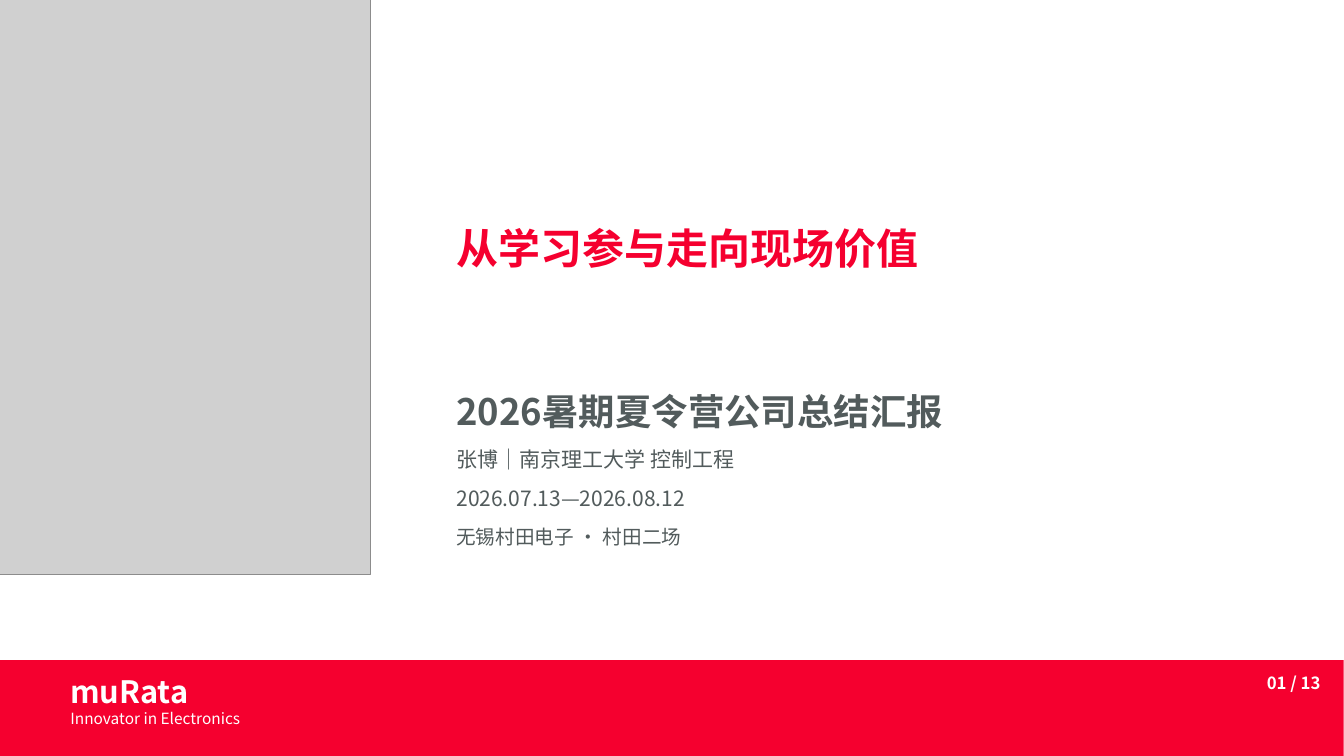
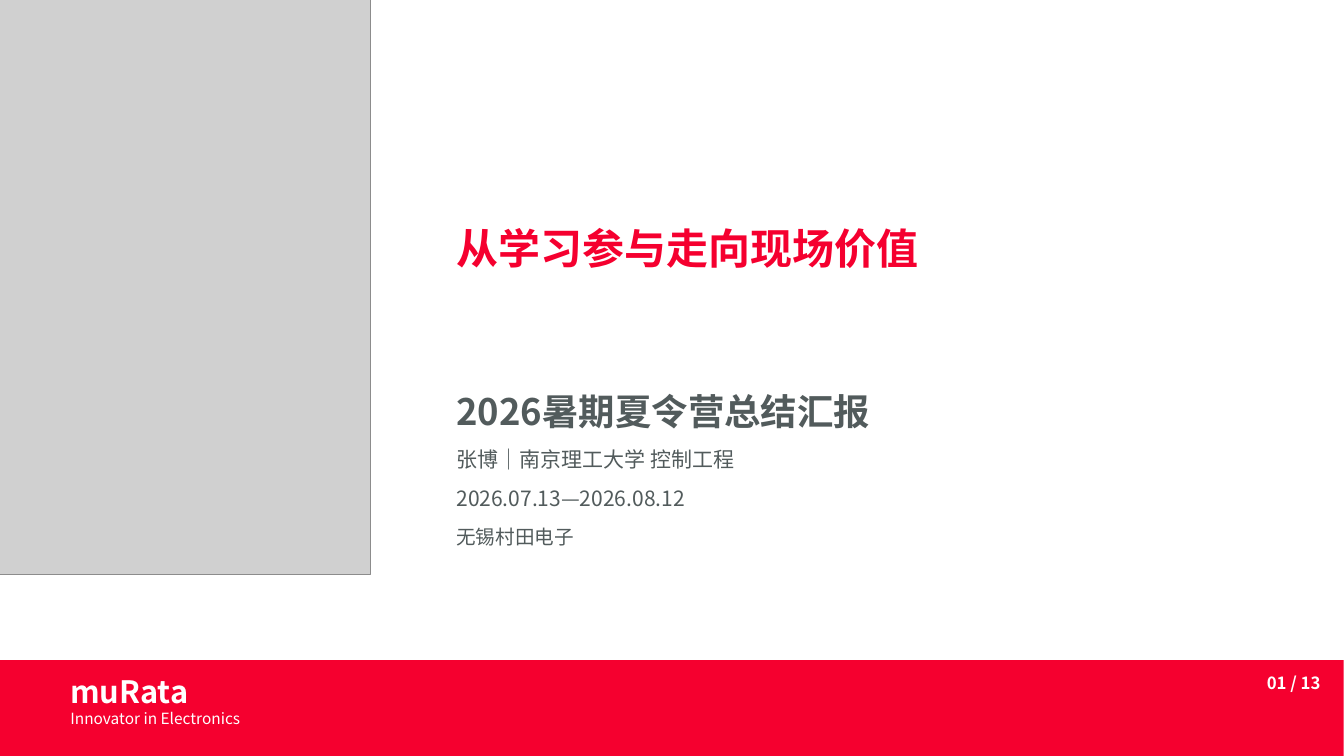
Before and after one commit to Zhang-Bo-glitch/muRata, a slide deck: slide 1 of 公司总结汇报.pptx. Drawn at 1344x756 pixels with LibreOffice and Linux fonts; fonts in the diff are those of the drawing; grey boxes stand for pictures; background and template pictures are left out. Boxes give left, top, right and bottom in pixels: in the first picture for what was removed or moved away, otherwise in the second. Text is boxed around its words. In the diff, an @@ line names an element or a change of style, - is before the commit and + after.

```diff
--- a/公司总结汇报.pptx
+++ b/公司总结汇报.pptx
@@ subtitle at (456, 394, 870, 429): text changed @@
-2026暑期夏令营公司总结汇报
+2026暑期夏令营总结汇报
@@ subtitle at (456, 527, 574, 546): text changed @@
-无锡村田电子 · 村田二场
+无锡村田电子
```
Also in this commit, not shown: 1 other slide changed, 2 slides removed.
